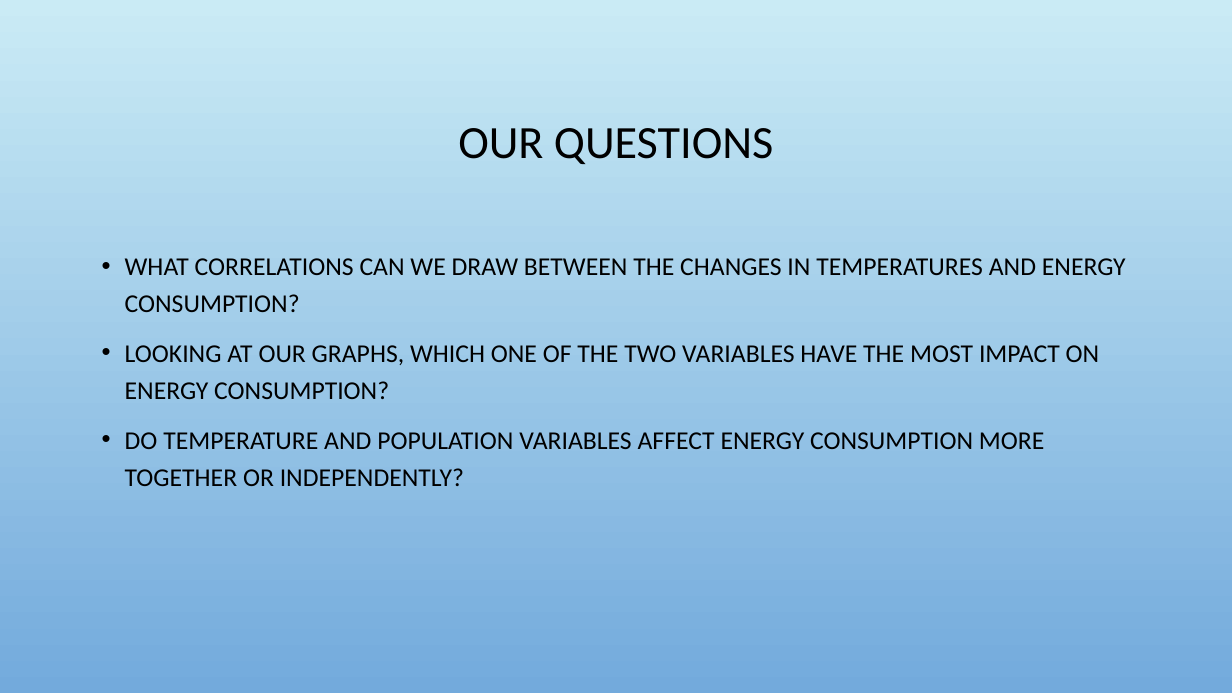
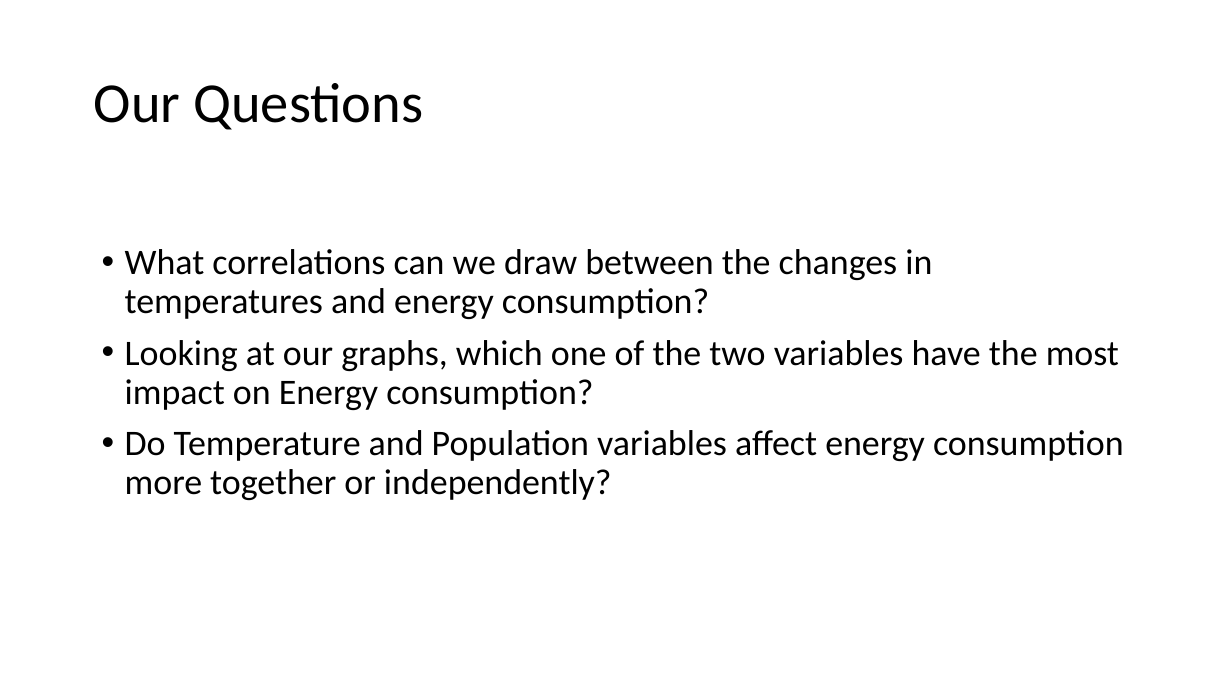
Before and after one commit to Siraj2493/Project-1, a slide deck: slide 3 of A-TEAM Presentation.pptx. Drawn at 1232x693 pixels with LibreOffice and Linux fonts; fonts in the diff are those of the drawing; background and template pictures are left out. Boxes give left, top, right and bottom in pixels: in the first picture for what was removed or moved away, otherwise in the second. Text is boxed around its words. In the diff, an @@ line names an element or a change of style, - is before the commit and + after.

Commit message:
updated ppt w/Energy

```diff
--- a/A-TEAM Presentation.pptx
+++ b/A-TEAM Presentation.pptx
@@ background picture (left out) to #FFFFFF @@
@@ title at (94, 83, 423, 130): text changed; size 36 to 44 pt @@
-OUR QUESTIONS
+Our Questions
@@ text at (125, 249, 1124, 500): text changed; size 20 to 28 pt @@
-• WHAT CORRELATIONS CAN WE DRAW BETWEEN THE CHANGES IN TEMPERATURES AND ENERGY CONSUMPTION?
-• LOOKING AT OUR GRAPHS, WHICH ONE OF THE TWO VARIABLES HAVE THE MOST IMPACT ON ENERGY CONSUMPTION?
-• DO TEMPERATURE AND POPULATION VARIABLES AFFECT ENERGY CONSUMPTION MORE TOGETHER OR INDEPENDENTLY?
+• What correlations can we draw between the changes in temperatures and energy consumption?
+• Looking at our graphs, which one of the two variables have the most impact on Energy consumption?
+• Do Temperature and Population variables affect energy consumption more together or independently?
```
Also in this commit, not shown: 7 other slides changed, 5 slides added, 1 slide removed, 1 other file.
